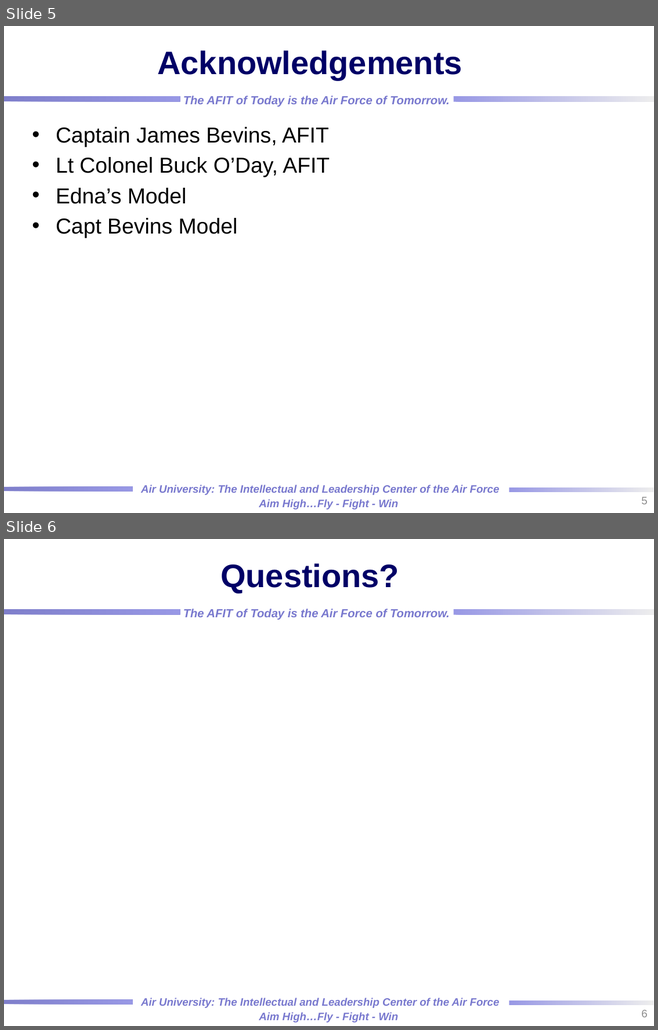
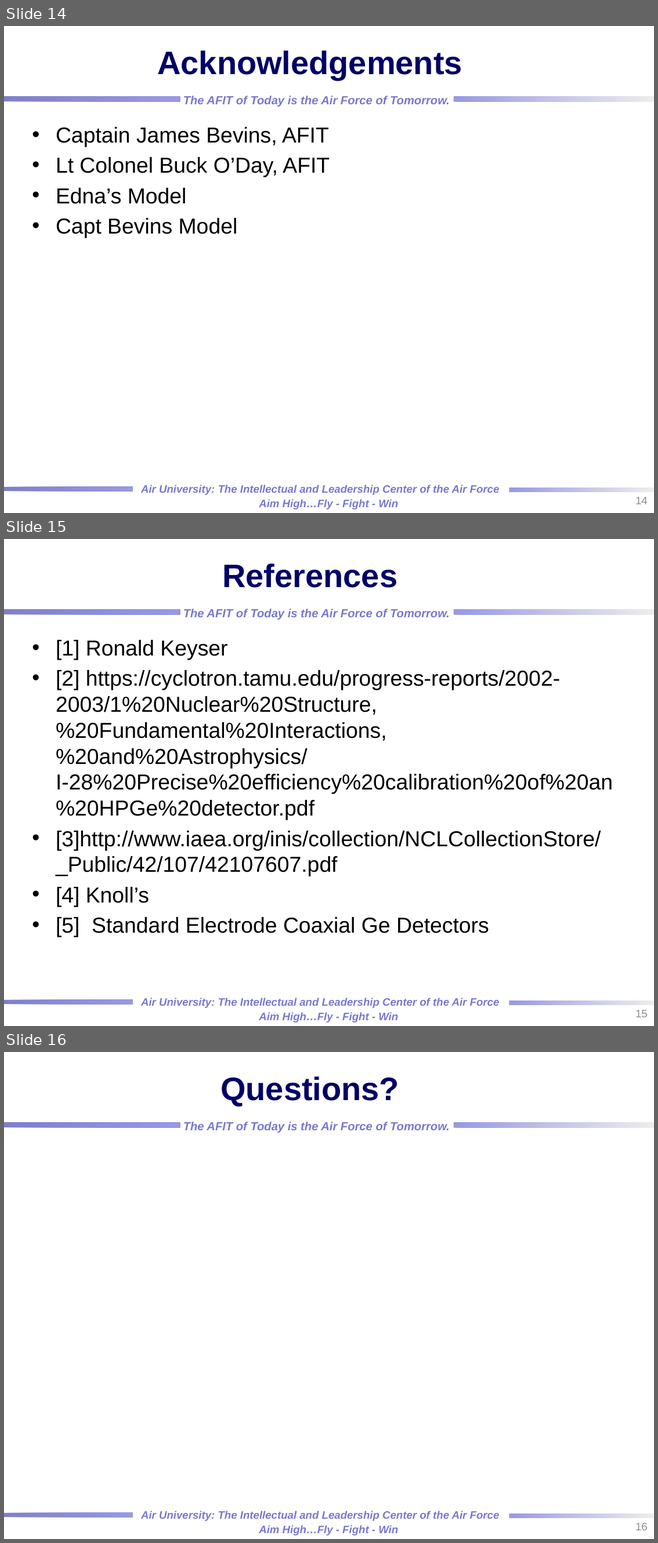
Before and after one commit to rtorzilli/GeDetector-Project, a slide deck: Report/HPGe_Automation Optimization_MCNP_Model.pptx. Shown one above the other, each under a label of ours: slides 5 and 6 before the commit, slides 14, 15 and 16 after it. The pictures are 658x1030 and 658x1543 pixels, drawn with LibreOffice and Linux fonts; fonts in the diff are those of the drawing; background and template pictures are left out. Boxes give left, top, right and bottom in pixels: in the first picture for what was removed or moved away, otherwise in the second. Text is boxed around its words. In the diff, an @@ line names an element or a change of style, - is before the commit and + after.

Commit message:
Plotting template, PP, Report

```diff
--- a/Report/HPGe_Automation Optimization_MCNP_Model.pptx
+++ b/Report/HPGe_Automation Optimization_MCNP_Model.pptx
@@ slide 15 added at bbox=[4, 539, 654, 1026], background picture (left out); not listed: 7 template elements that a slide beside it also shows @@
@@ title added at bbox=[222, 563, 397, 588], 36 pt, text #000066, bold @@
+References
@@ text added at bbox=[56, 640, 612, 937], 24 pt, text #000000 @@
+• [1] Ronald Keyser
+• [2] https://cyclotron.tamu.edu/progress-reports/2002-2003/1%20Nuclear%20Structure,%20Fundamental%20Interactions,%20and%20Astrophysics/I-28%20Precise%20efficiency%20calibration%20of%20an%20HPGe%20detector.pdf
+• [3]http://www.iaea.org/inis/collection/NCLCollectionStore/_Public/42/107/42107607.pdf
+• [4] Knoll’s
+• [5] Standard Electrode Coaxial Ge Detectors
@@ page number added at bbox=[635, 1010, 647, 1017], 12 pt, text #8C8C8C @@
+15
@@ what was slide 5 is now slide 14 @@
@@ page number at bbox=[635, 497, 647, 504]: text changed @@
-5
+14
@@ what was slide 6 is now slide 16 @@
@@ page number at bbox=[635, 1523, 647, 1530]: text changed @@
-6
+16
```
Also in this commit, not shown: 2 slides changed, 9 other slides added, 6 other files.
